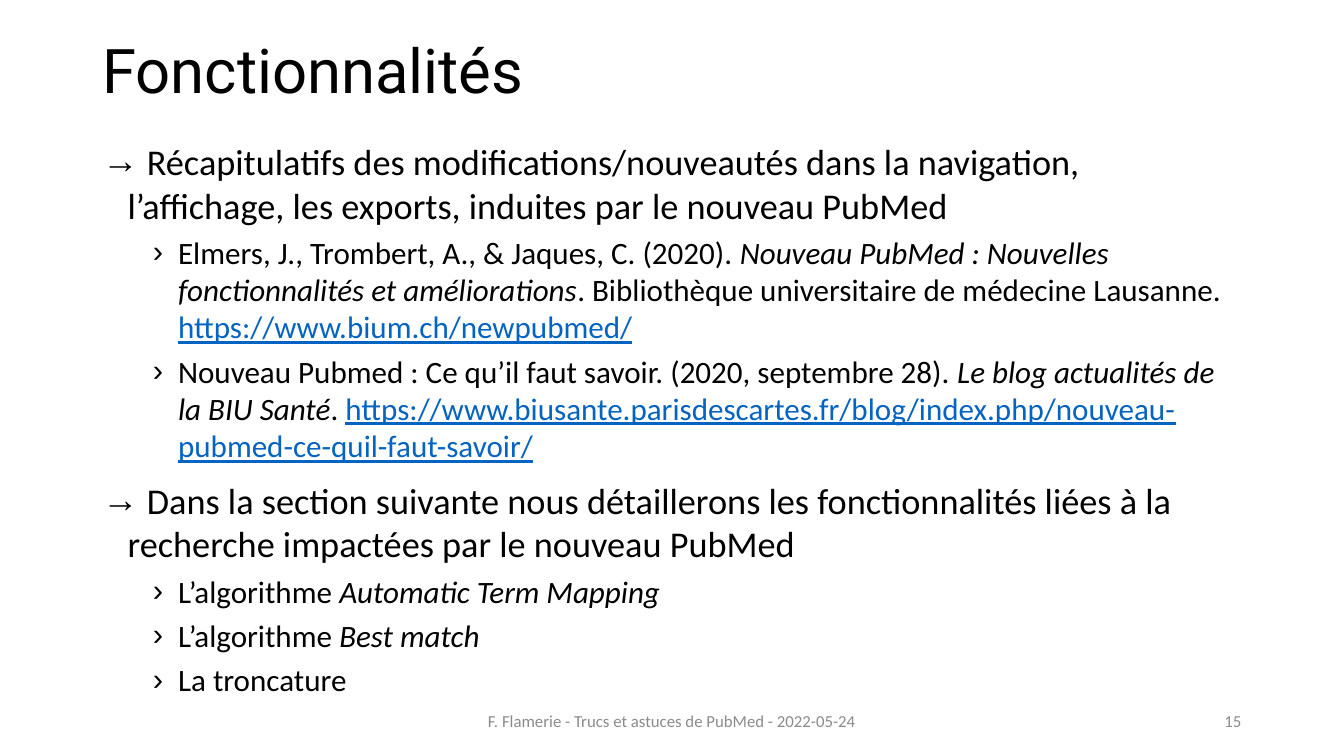
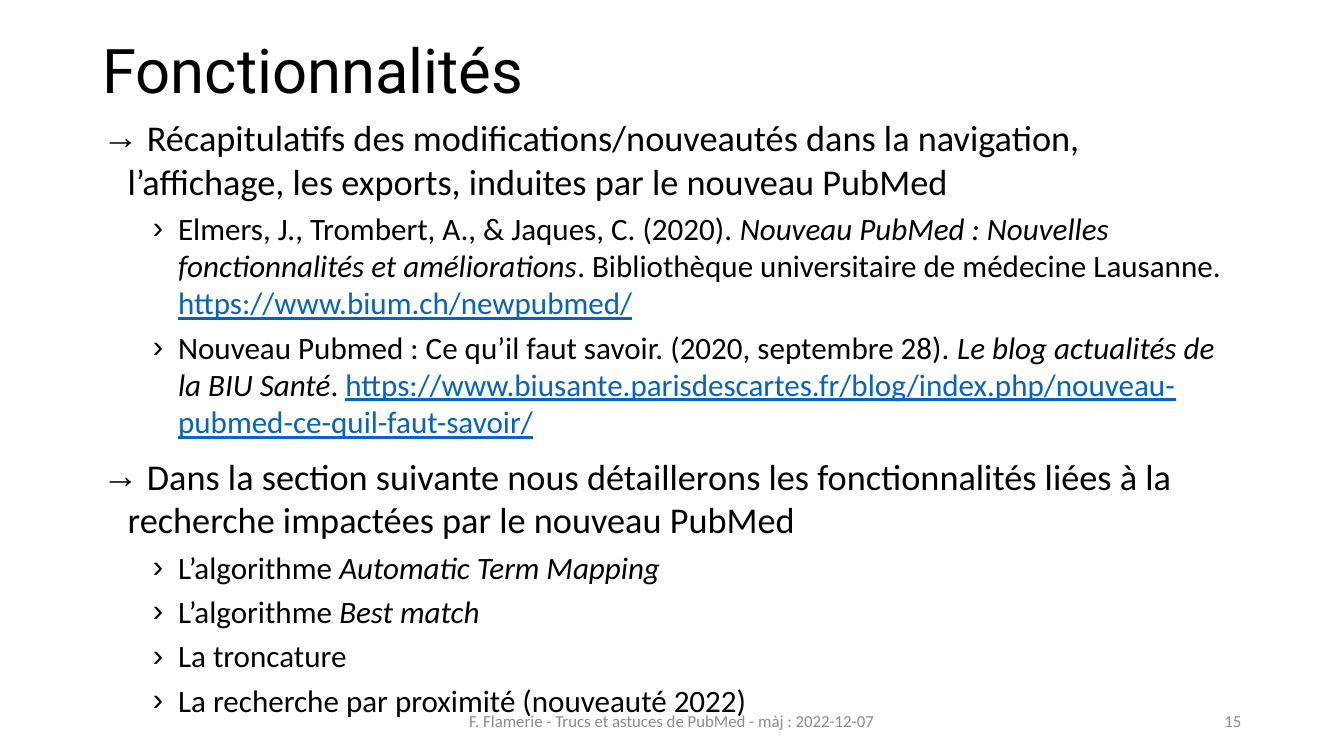
Before and after one commit to fflamerie/formbiblio, a slide deck: slide 15 of docs/module1-2_pubmed.pptx. Drawn at 1344x756 pixels with LibreOffice and Linux fonts; fonts in the diff are those of the drawing. Boxes give left, top, right and bottom in pixels: in the first picture for what was removed or moved away, otherwise in the second. Text is boxed around its words. In the diff, an @@ line names an element or a change of style, - is before the commit and + after.

Commit message:
ajout recherche par proximité

```diff
--- a/docs/module1-2_pubmed.pptx
+++ b/docs/module1-2_pubmed.pptx
@@ text "Récapitulatifs des modifications/nouveautés dans la ...": place and size @@
-text "Récapitulatifs des modifications/nouveautés dans la ..." at (128,149,1220,692)
+text "Récapitulatifs des modifications/nouveautés dans la ..." at (128,125,1220,719)
@@ text at (178,689,746,719): paragraph added @@
+  › La recherche par proximité (nouveauté 2022)
@@ text at (469,714,874,730): text changed @@
-F. Flamerie - Trucs et astuces de PubMed - 2022-05-24
+F. Flamerie - Trucs et astuces de PubMed - màj : 2022-12-07
```
Also in this commit, not shown: 32 other slides changed, 2 slides added, 1 other file.
